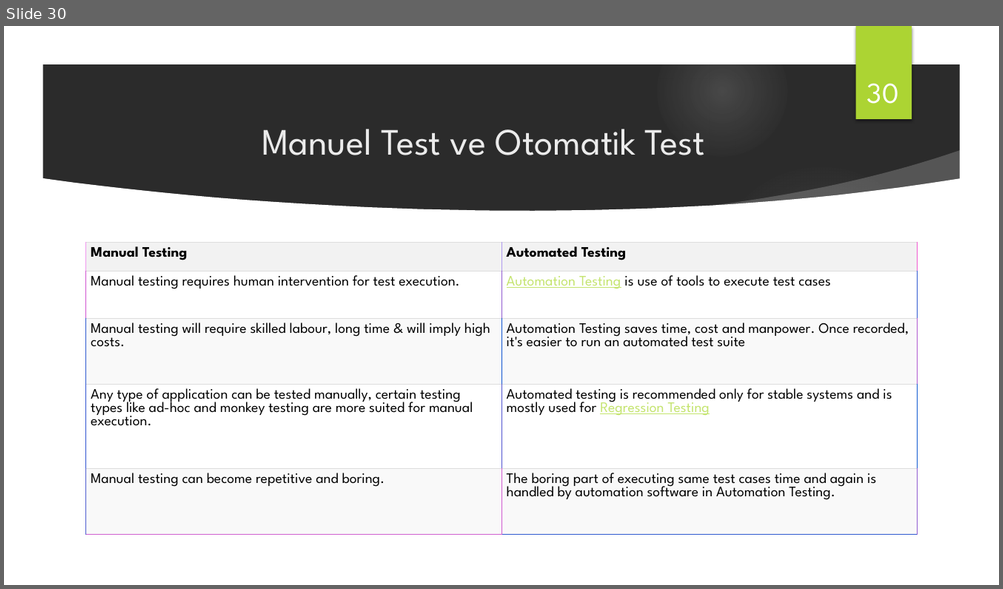
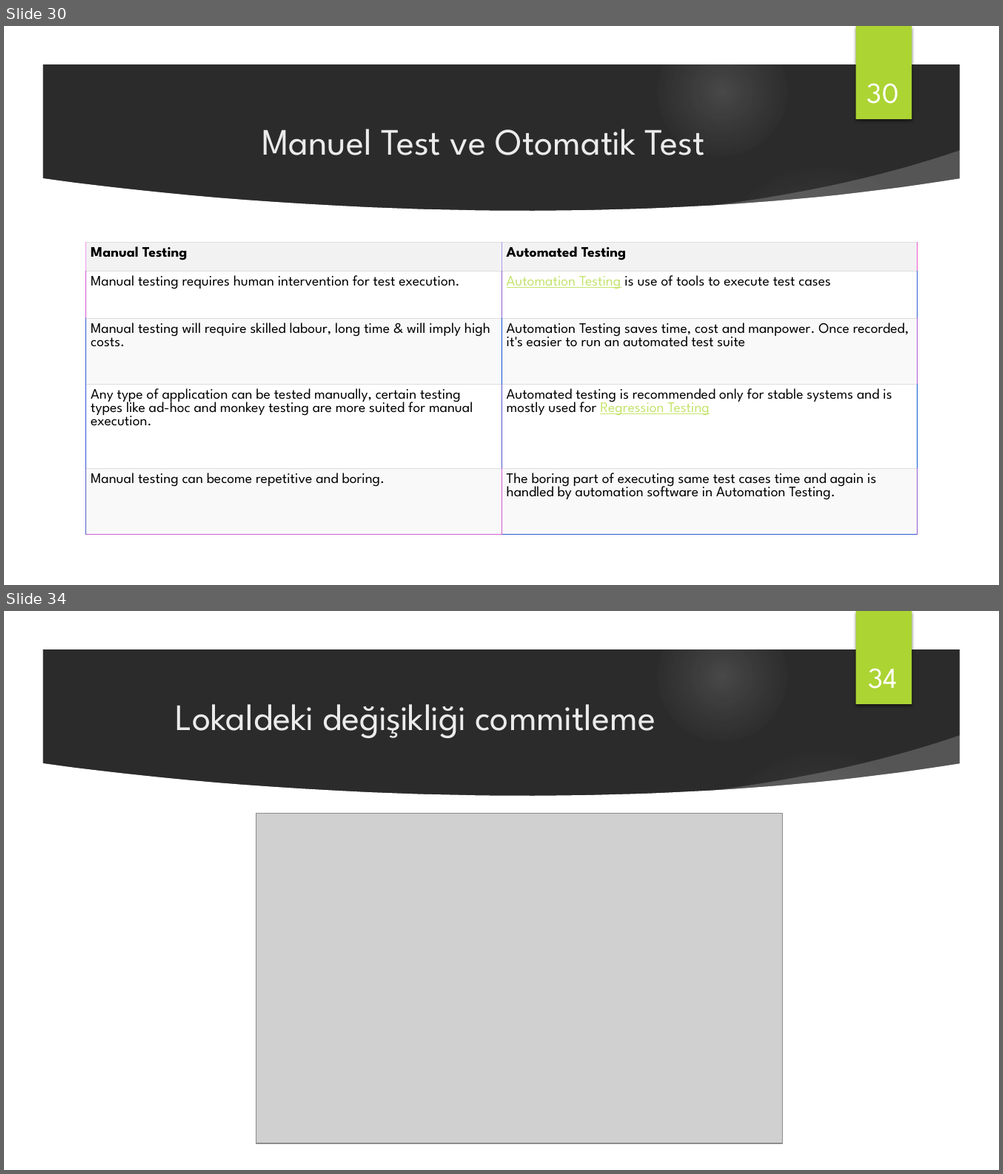
Before and after one commit to handanyarici/Medipol_SoftwareTesting_2020, a slide deck: 1 - Yazılım Teste Giris/Yazılım Testi ve Otomasyonu_w1.pptx. Shown one above the other, each under a label of ours: slide 30 before the commit, slides 30 and 34 after it; the slides between them are not shown. The pictures are 1003x589 and 1003x1174 pixels, drawn with LibreOffice and Linux fonts; fonts in the diff are those of the drawing; grey boxes stand for pictures; background and template pictures are left out; a plain dark background stands for a picture behind light text. Boxes give left, top, right and bottom in pixels: in the first picture for what was removed or moved away, otherwise in the second. Text is boxed around its words. In the diff, an @@ line names an element or a change of style, - is before the commit and + after.

```diff
--- a/1 - Yazılım Teste Giris/Yazılım Testi ve Otomasyonu_w1.pptx
+++ b/1 - Yazılım Teste Giris/Yazılım Testi ve Otomasyonu_w1.pptx
@@ slide 34 added at [4,611,999,1170], background picture (left out); not listed: 9 template elements that a slide beside it also shows @@
@@ page number added at [868,668,897,689], 28 pt, text #FFFFFF @@
+34
@@ title added at [176,704,655,738], 36 pt, text #EBEBEB @@
+Lokaldeki değişikliği commitleme
@@ picture added at [256,813,783,1144] @@
```
Also in this commit, not shown: 1 slide changed, 2 other slides added.
